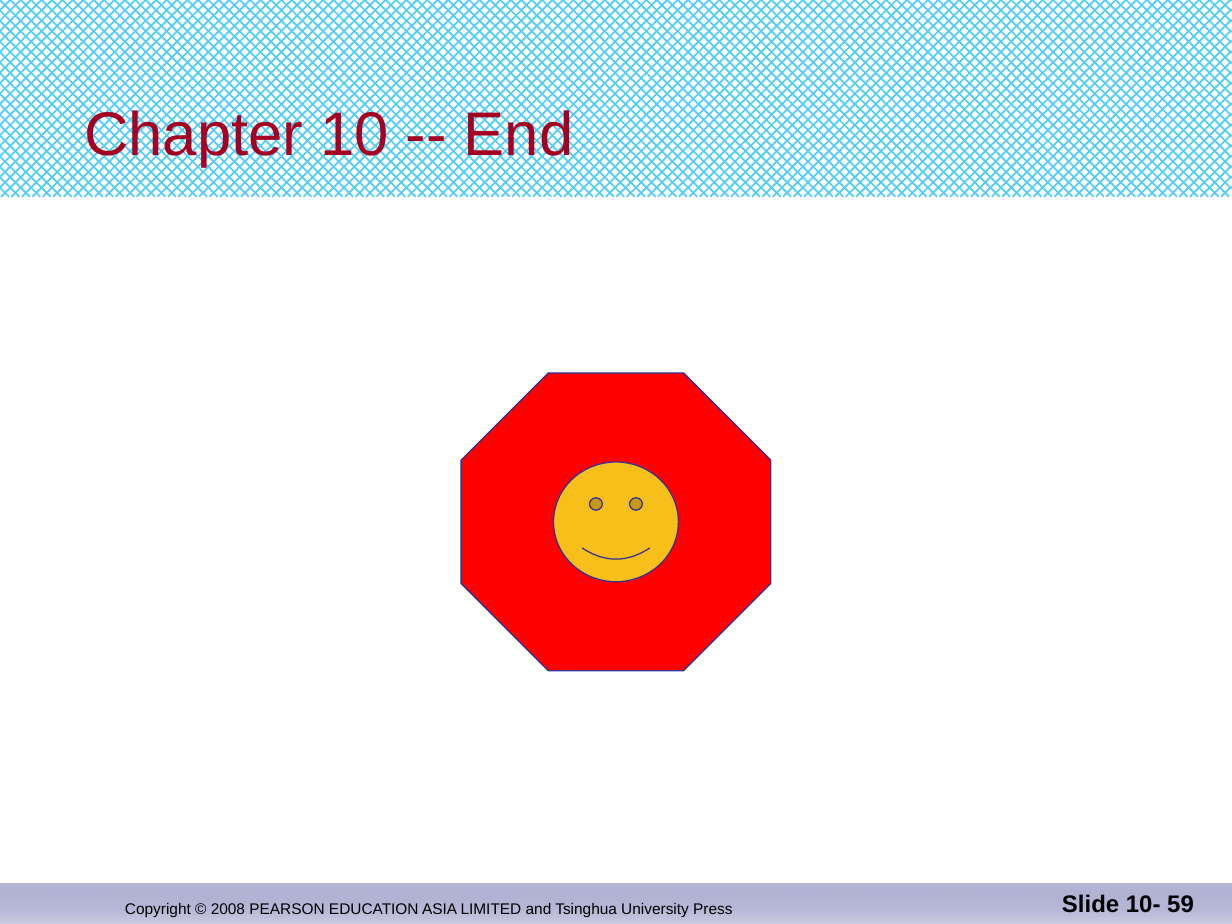
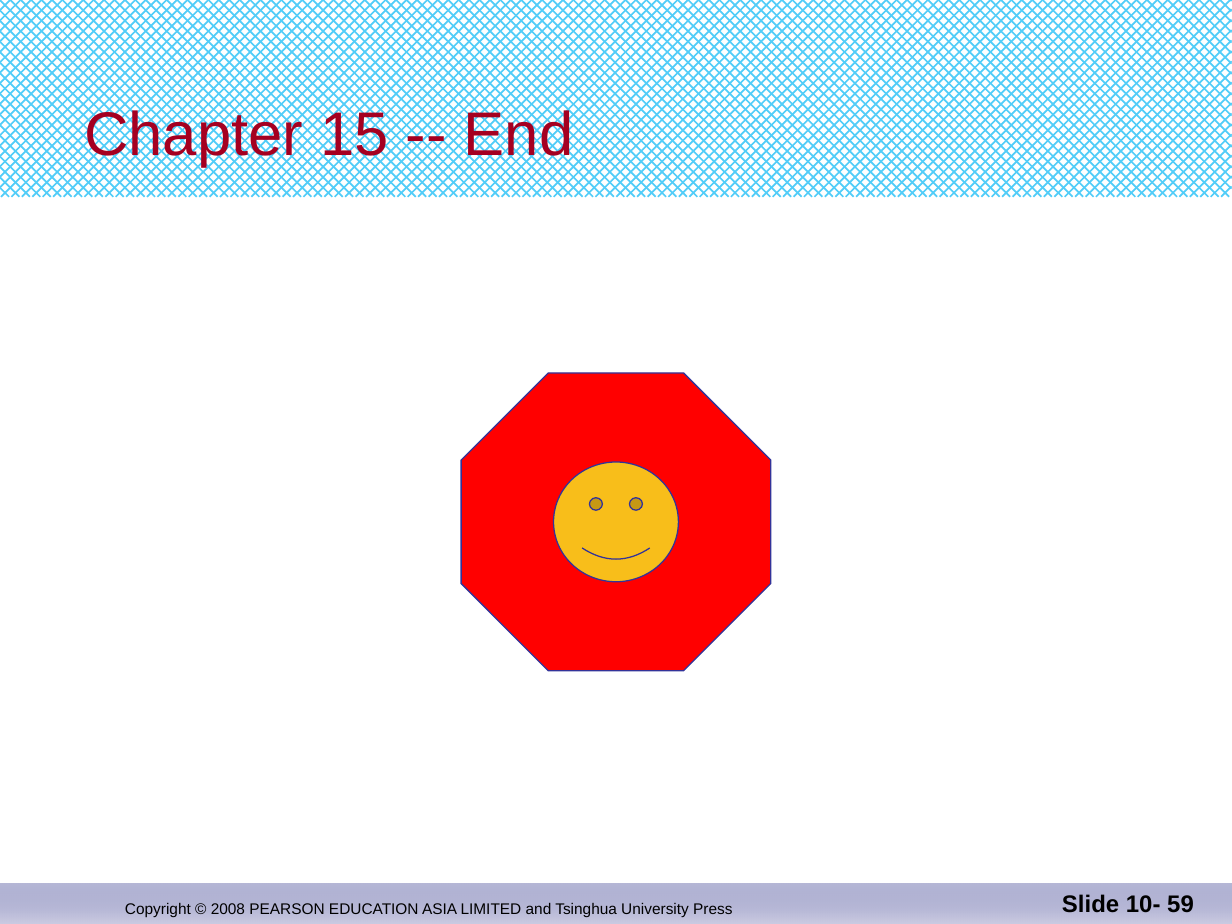
Before and after one commit to djuanbei/CPLUSPLUS, a slide deck: slide 59 of ppt/Chapter 15.pptx. Drawn at 1232x924 pixels with LibreOffice and Linux fonts; fonts in the diff are those of the drawing. Boxes give left, top, right and bottom in pixels: in the first picture for what was removed or moved away, otherwise in the second. Text is boxed around its words. In the diff, an @@ line names an element or a change of style, - is before the commit and + after.

```diff
--- a/ppt/Chapter 15.pptx
+++ b/ppt/Chapter 15.pptx
@@ title at bbox=[84, 106, 574, 167]: text changed @@
-Chapter 10 -- End
+Chapter 15 -- End
```
Also in this commit, not shown: 6 other slides changed.
